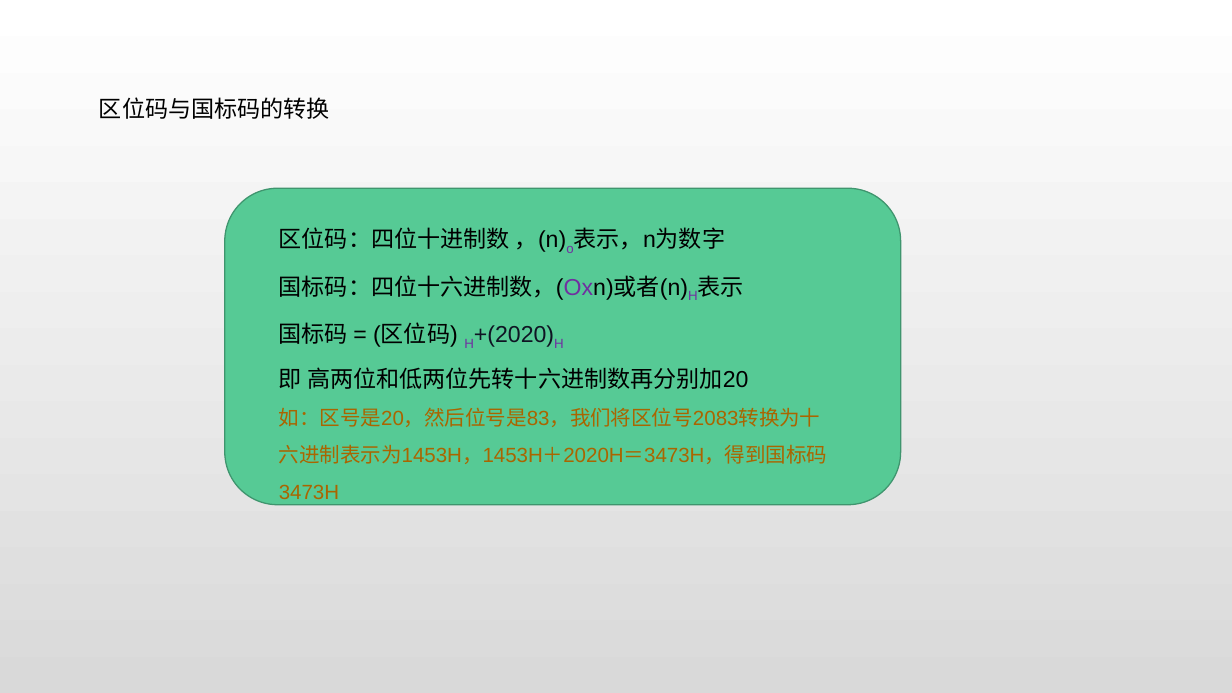
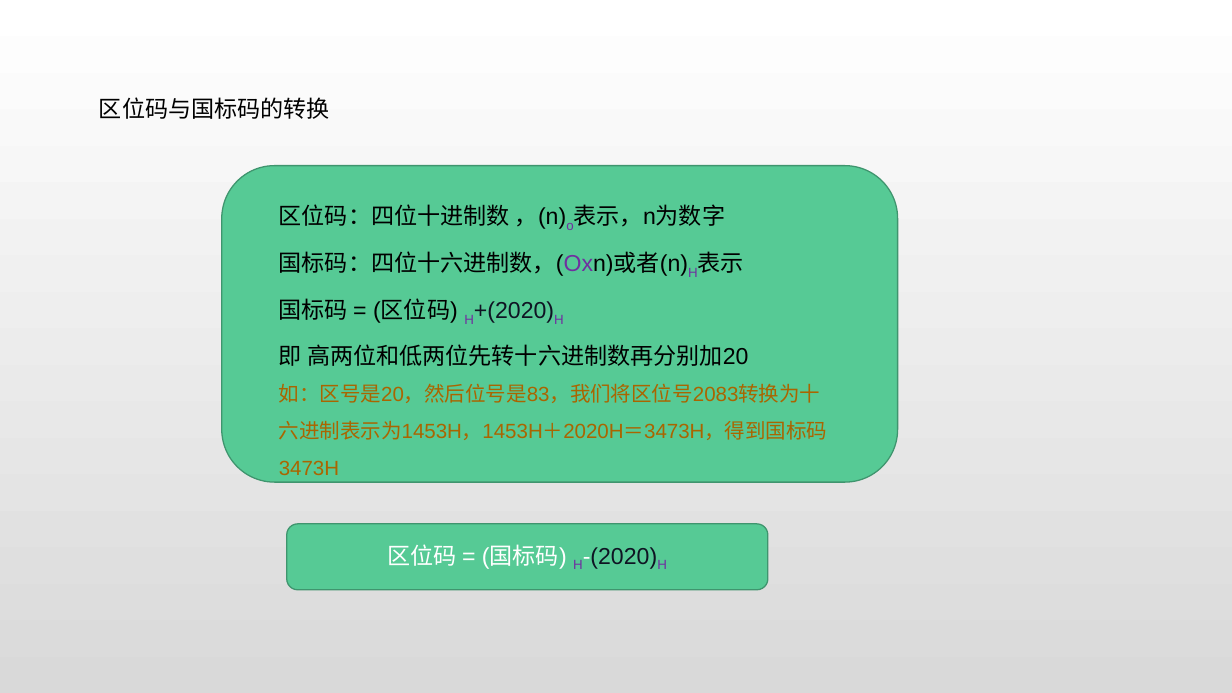
Before and after one commit to cckmit/typora-note, a slide deck: slide 16 of 计算机基础知识/计算机基础/计算机基础知识_第4章.pptx (slide 14 before the commit). Drawn at 1232x693 pixels with LibreOffice and Linux fonts; fonts in the diff are those of the drawing. Boxes give left, top, right and bottom in pixels: in the first picture for what was removed or moved away, otherwise in the second. Text is boxed around its words. In the diff, an @@ line names an element or a change of style, - is before the commit and + after.

```diff
--- a/计算机基础知识/计算机基础/计算机基础知识_第4章.pptx
+++ b/计算机基础知识/计算机基础/计算机基础知识_第4章.pptx
@@ rounded rectangle: place and size @@
-rounded rectangle at bbox=[225, 189, 900, 505]
+rounded rectangle at bbox=[222, 165, 897, 482]
@@ text "区位码：四位十进制数 ，(n)o表示，n为数字": place and size @@
-text "区位码：四位十进制数 ，(n)o表示，n为数字" at bbox=[279, 227, 828, 499]
+text "区位码：四位十进制数 ，(n)o表示，n为数字" at bbox=[279, 204, 828, 475]
@@ rounded rectangle added at bbox=[287, 524, 768, 590], fill #56CA95, outline #40956E 1 pt, 18 pt, text #FFFFFF @@
+区位码 = (国标码) H-(2020)H
```
Also in this commit, not shown: 4 other slides changed, 6 slides added, 4 other files.
